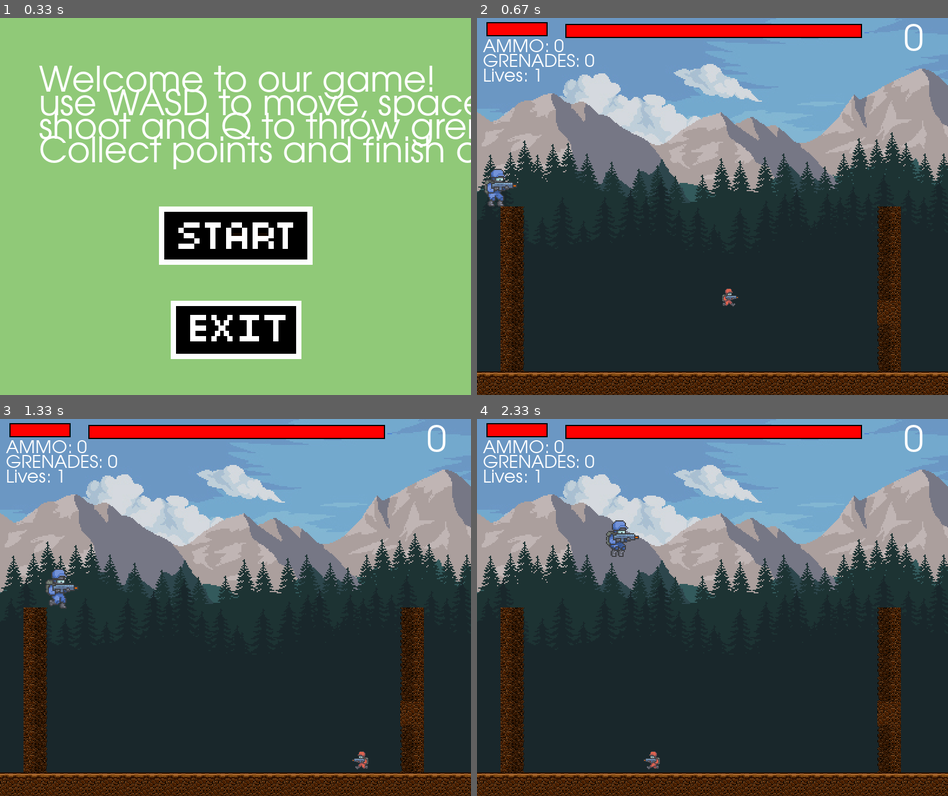
Above: before the commit, frames 1-4 (two rows, left to right).
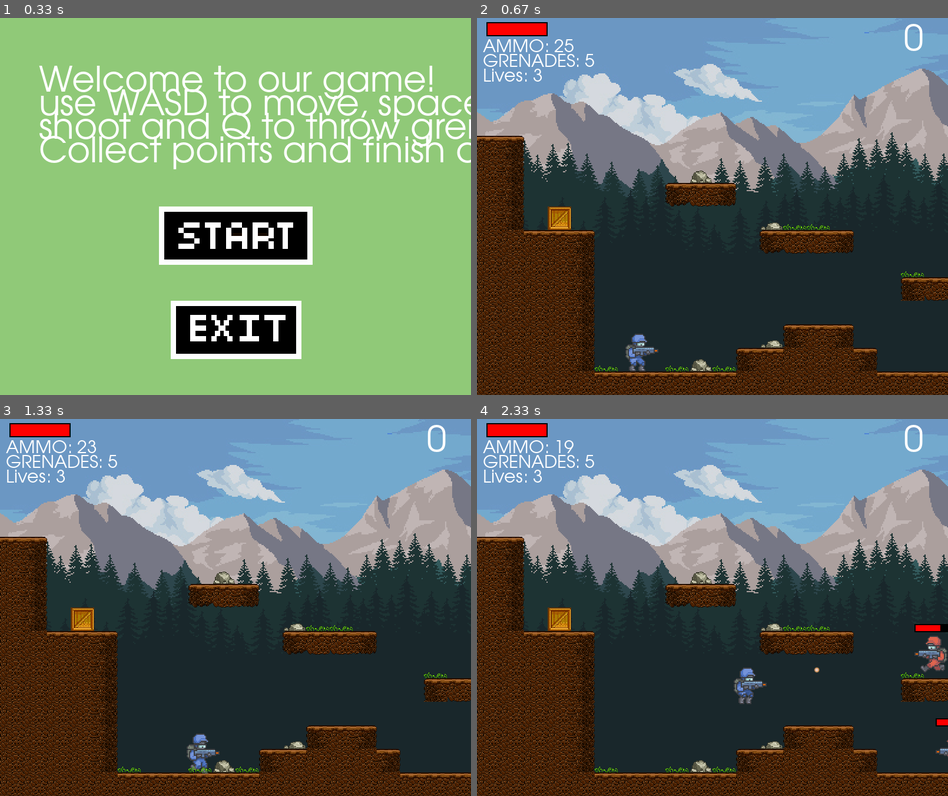
Above: after the commit, the same moments.

Repository: danielsaleshelp/CDU-GROUP-305-A3
Game: pygame game, started from Question 2/Pygame.py
The game is run twice, just before and just after one commit, with the same random seed, the same clock (stepped at 60 frames per second) and the same inputs.
Inputs (mouse positions are in pixels of both pictures, inside the frame that each line leads up to):
- Up to frame 1 (0.33 s): no input
- Up to frame 2 (0.67 s): click (712, 236) at 0.38 s
- Up to frame 3 (1.33 s): tap Space at 0.67, 1.07 s; hold D from 1 s (still down)
- Up to frame 4 (2.33 s): tap Space at 1.37, 1.57, 1.9, 2.2 s; release D at 1.47 s; hold W 1.5-1.8 s; hold D 1.83-2.3 s

Frame 1 is identical in both runs. In frame 2, 23% of the frame differs, in the area x 0-100%, y 1-96%; in frame 3, 23%; in frame 4, 24%.

Commit message:
Update Pygame.py
surely final

Diff:
--- a/Question 2/Pygame.py
+++ b/Question 2/Pygame.py
@@ -52,11 +52,11 @@
 screen_scroll = 0
 bg_scroll = 0
 TILE_SIZE = SCREEN_HEIGHT //ROWS
-level = 3
+level = 1
 start_game = False
 boss_counter = 0
 points = 0
-lives = 1
+lives = 3
 
 #define player action variables
 left = False
